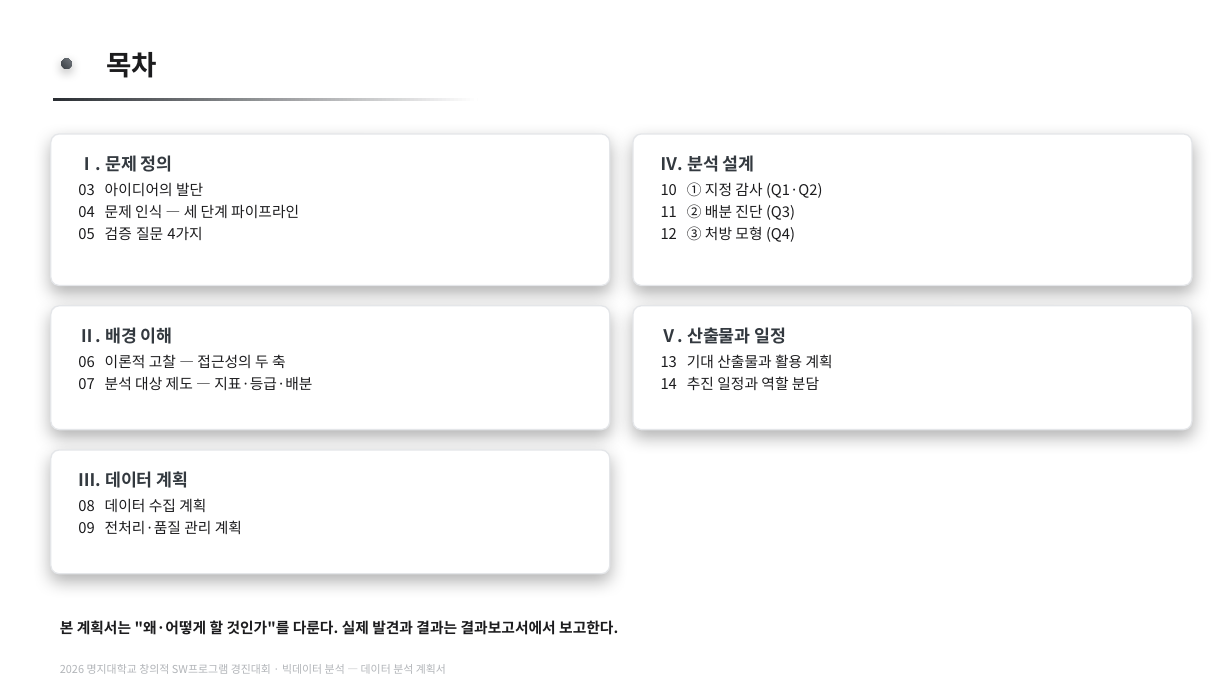
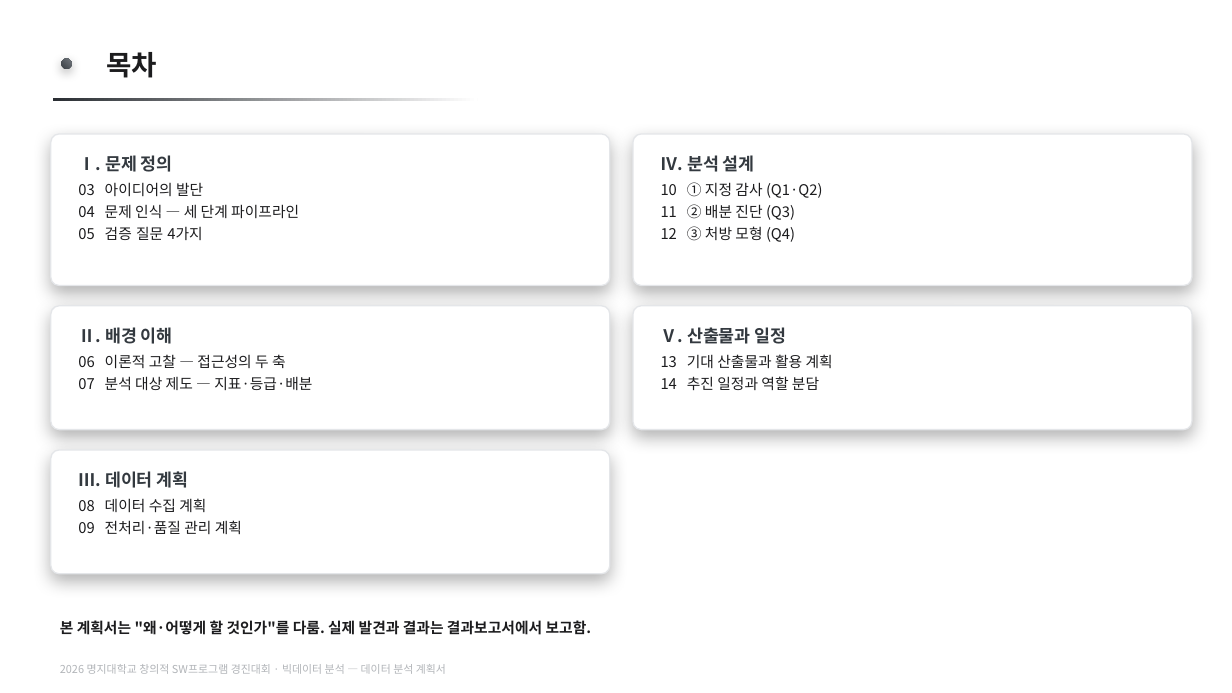
Before and after one commit to karvvan/maternity-care-policy-audit, a slide deck: slide 2 of 04_제출물/데이터분석_계획서.pptx. Drawn at 1232x693 pixels with LibreOffice and Linux fonts; fonts in the diff are those of the drawing. Boxes give left, top, right and bottom in pixels: in the first picture for what was removed or moved away, otherwise in the second. Text is boxed around its words. In the diff, an @@ line names an element or a change of style, - is before the commit and + after.

Commit message:
계획서 PPT 개조식 전환 (44곳)
보고서와 문체를 맞춘다. 종결어미를 ~함/~임/명사형으로 바꾸고, 지시문 성격의
줄("~한다")은 명사구로 정리했다. 잔여 서술체 0.

- 제출본은 문단 치환 44/44로 반영(재생성 아님). 대표자가 직접 고친 문구
  (검증 타겟 1·2, "여전히 존재하는 분만취약지" 등)는 전부 보존.
- 생성기도 같은 문구로 동기화해 재생성 시 되돌아가지 않게 함.
- 결과보고서 PPT는 팀원 작업 중이라 손대지 않음(HOLD). 점검만 수행 — 이상 없음.

```diff
--- a/04_제출물/데이터분석_계획서.pptx
+++ b/04_제출물/데이터분석_계획서.pptx
@@ text at (60, 620, 592, 635): text changed @@
-본 계획서는 "왜·어떻게 할 것인가"를 다룬다. 실제 발견과 결과는 결과보고서에서 보고한다.
+본 계획서는 "왜·어떻게 할 것인가"를 다룸. 실제 발견과 결과는 결과보고서에서 보고함.
```
Also in this commit, not shown: 9 other slides changed, 2 other files.
